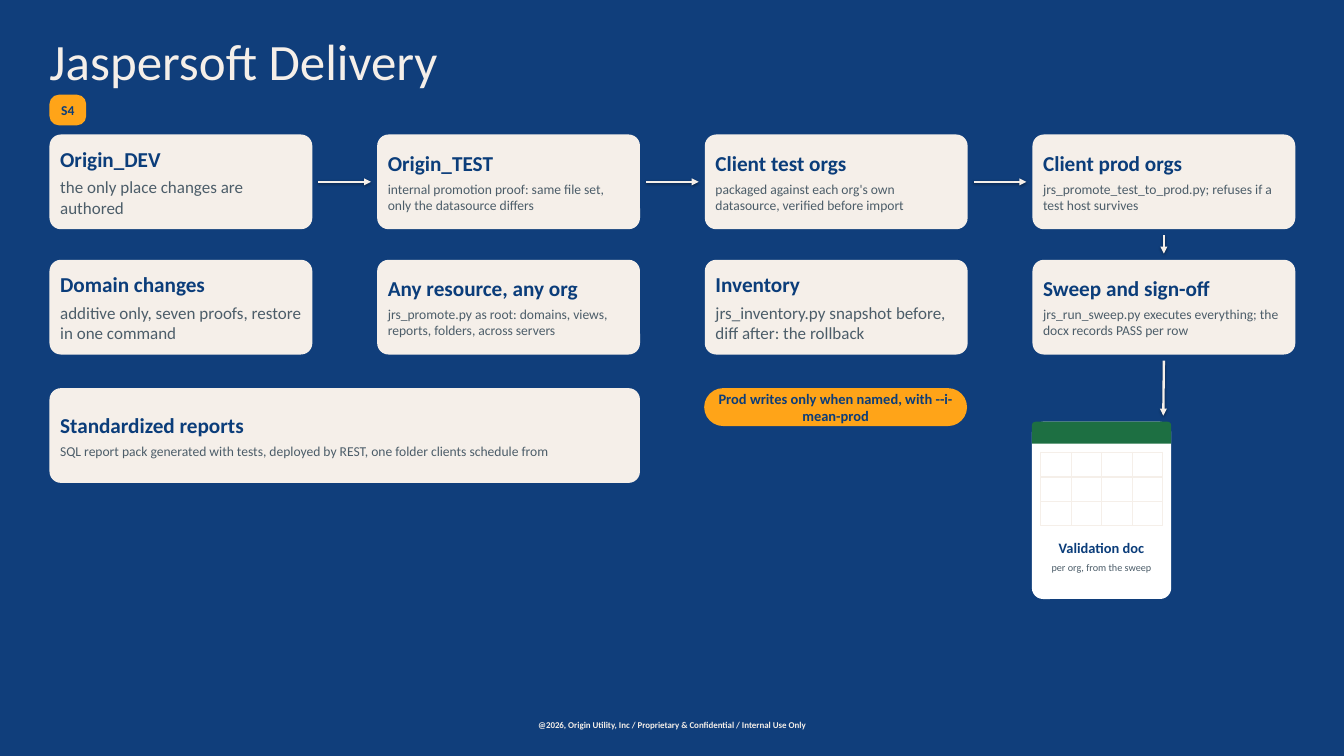
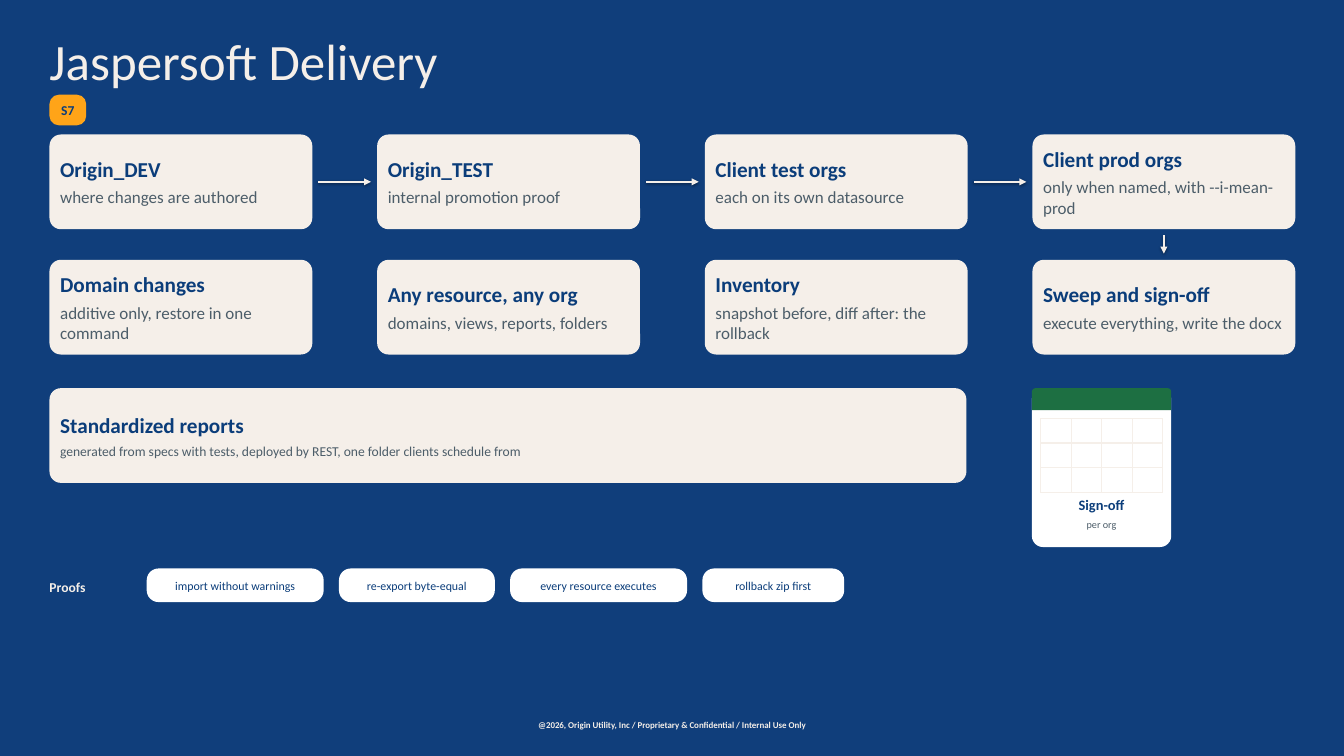
Before and after one commit to chasepowers59/OriginBA, a slide deck: slide 8 of jaspersoft/docs/OriginBA_Automated_Deployment.pptx (slide 6 before the commit). Drawn at 1344x756 pixels with LibreOffice and Linux fonts; fonts in the diff are those of the drawing; background and template pictures are left out; a plain dark background stands for a picture behind light text. Boxes give left, top, right and bottom in pixels: in the first picture for what was removed or moved away, otherwise in the second. Text is boxed around its words. In the diff, an @@ line names an element or a change of style, - is before the commit and + after.

Commit message:
Deployment deck restructured for presentation: one-picture overview, by-hand-vs-now, how AI runs it with the learning loop, worked example, proof strips

```diff
--- a/jaspersoft/docs/OriginBA_Automated_Deployment.pptx
+++ b/jaspersoft/docs/OriginBA_Automated_Deployment.pptx
@@ text in rounded rectangle at <box>61,106,74,115</box>: text changed @@
-S4
+S7
@@ rounded rectangle "Client prod orgs": place and size @@
-rounded rectangle "Client prod orgs" at <box>704,388,967,426</box>
+rounded rectangle "Client prod orgs" at <box>1032,134,1295,229</box>
@@ rounded rectangle "Client prod orgs" at <box>1032,134,1295,229</box>: fill #FFA418 to #F5EFE9; proportions changed @@
@@ rounded rectangle removed at <box>1032,134,1295,229</box> @@
-Client prod orgs
-jrs_promote_test_to_prod.py; refuses if a test host survives
@@ text in rounded rectangle at <box>1043,152,1273,217</box>: text changed; size 17 to 20 pt; text colour #0B3D7A to #4C5D69; bold off @@
-Prod writes only when named, with --i-mean-prod
+Client prod orgs
+only when named, with --i-mean-prod
@@ text in rounded rectangle at <box>60,191,258,206</box>: text changed @@
-the only place changes are authored
+where changes are authored
@@ text in rounded rectangle at <box>388,191,560,206</box>: text changed; size 16 to 20 pt @@
-internal promotion proof: same file set, only the datasource differs
+internal promotion proof
@@ text in rounded rectangle at <box>715,191,904,203</box>: text changed; size 16 to 20 pt @@
-packaged against each org's own datasource, verified before import
+each on its own datasource
@@ text in rounded rectangle at <box>60,307,251,339</box>: text changed @@
-additive only, seven proofs, restore in one command
+additive only, restore in one command
@@ text in rounded rectangle at <box>388,317,607,332</box>: text changed; size 16 to 20 pt @@
-jrs_promote.py as root: domains, views, reports, folders, across servers
+domains, views, reports, folders
@@ text in rounded rectangle at <box>715,307,926,339</box>: text changed @@
-jrs_inventory.py snapshot before, diff after: the rollback
+snapshot before, diff after: the rollback
@@ text in rounded rectangle at <box>1043,317,1281,332</box>: text changed; size 16 to 20 pt @@
-jrs_run_sweep.py executes everything; the docx records PASS per row
+execute everything, write the docx
@@ rounded rectangle "Standardized reports": place and size @@
-rounded rectangle "Standardized reports" at <box>50,388,640,483</box>
+rounded rectangle "Standardized reports" at <box>50,388,966,483</box>
@@ round same rect: place and size @@
-round same rect at <box>1032,422,1171,444</box>
+round same rect at <box>1032,388,1171,410</box>
@@ rounded rectangle: place and size @@
-rounded rectangle at <box>1032,422,1171,599</box>
+rounded rectangle at <box>1032,388,1171,547</box>
@@ arrow removed from (1164, 361) to (1163, 416) @@
@@ table: place and size @@
-table at <box>1040,452,1162,511</box>
+table at <box>1040,419,1162,477</box>
@@ text in rounded rectangle at <box>60,446,521,459</box>: text changed @@
-SQL report pack generated with tests, deployed by REST, one folder clients schedule from
+generated from specs with tests, deployed by REST, one folder clients schedule from
@@ text at <box>1079,500,1125,530</box>: text changed; size 12 to 17 pt; text colour #4C5D69 to #0B3D7A; bold on @@
-Validation doc
-per org, from the sweep
+Sign-off
+per org
@@ rounded rectangle added at <box>147,568,324,602</box>, fill #FFFFFF, 14 pt, text #0B3D7A @@
+import without warnings
@@ rounded rectangle added at <box>339,568,494,602</box>, fill #FFFFFF, 14 pt, text #0B3D7A @@
+re-export byte-equal
@@ rounded rectangle added at <box>510,568,688,602</box>, fill #FFFFFF, 14 pt, text #0B3D7A @@
+every resource executes
@@ rounded rectangle added at <box>702,568,844,602</box>, fill #FFFFFF, 14 pt, text #0B3D7A @@
+rollback zip first
@@ text added at <box>49,582,85,592</box>, 16 pt, text #F5EFE9, bold @@
+Proofs
```
Also in this commit, not shown: 11 other slides changed, 4 slides added, 1 slide removed, 2 other files.
